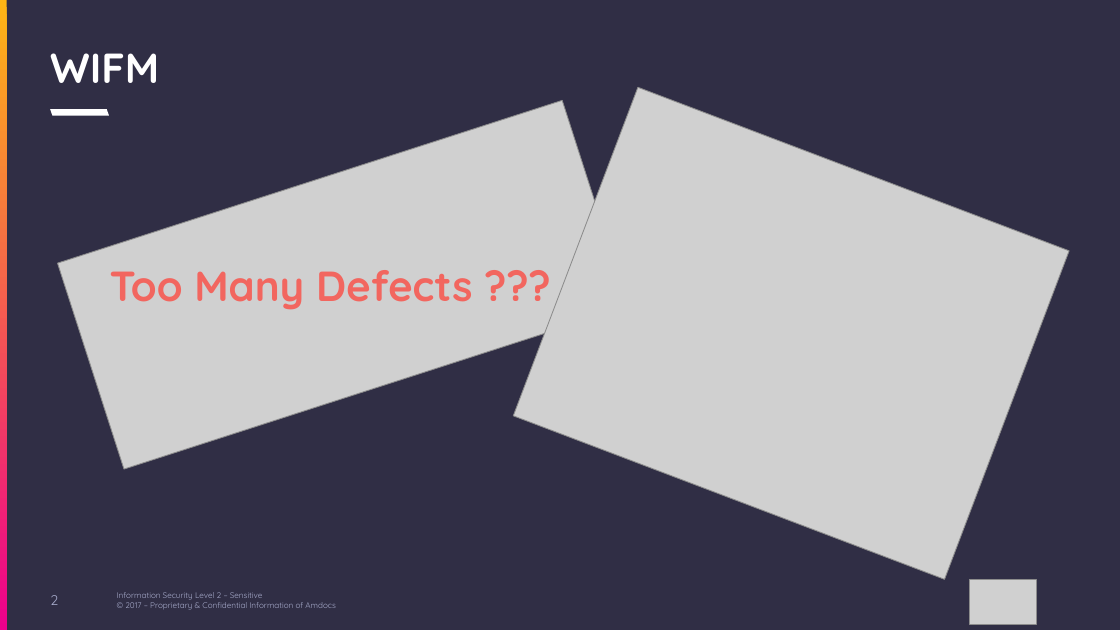
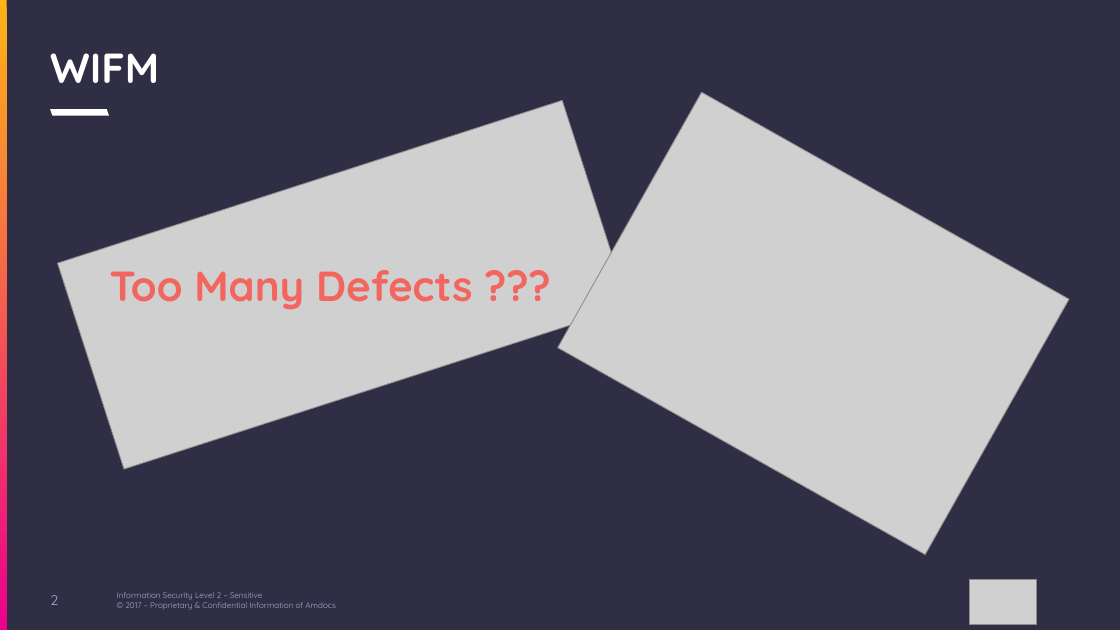
Before and after one commit to BennyAfriat/hackaton2017, a slide deck: slide 2 of Buger.pptx. Drawn at 1120x630 pixels with LibreOffice and Linux fonts; fonts in the diff are those of the drawing; grey boxes stand for pictures; background and template pictures are left out. Boxes give left, top, right and bottom in pixels: in the first picture for what was removed or moved away, otherwise in the second. Text is boxed around its words. In the diff, an @@ line names an element or a change of style, - is before the commit and + after.

```diff
--- a/Buger.pptx
+++ b/Buger.pptx
@@ picture at box(558, 93, 1069, 555): rotation 20 to 29 degrees @@
```
Also in this commit, not shown: 3 other slides changed.
